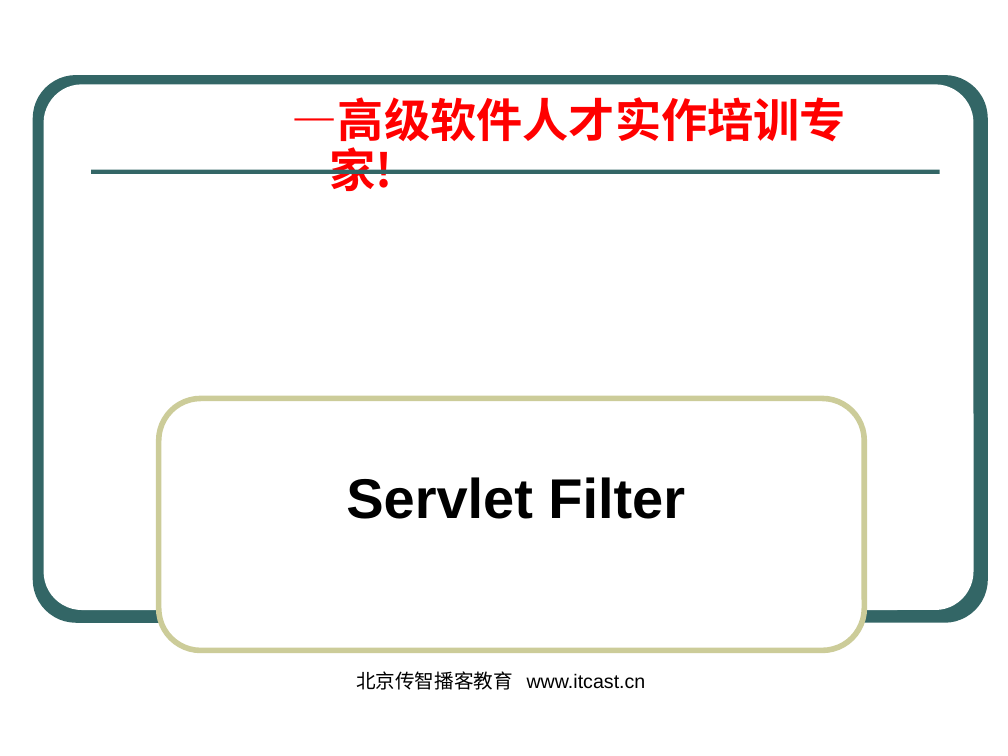
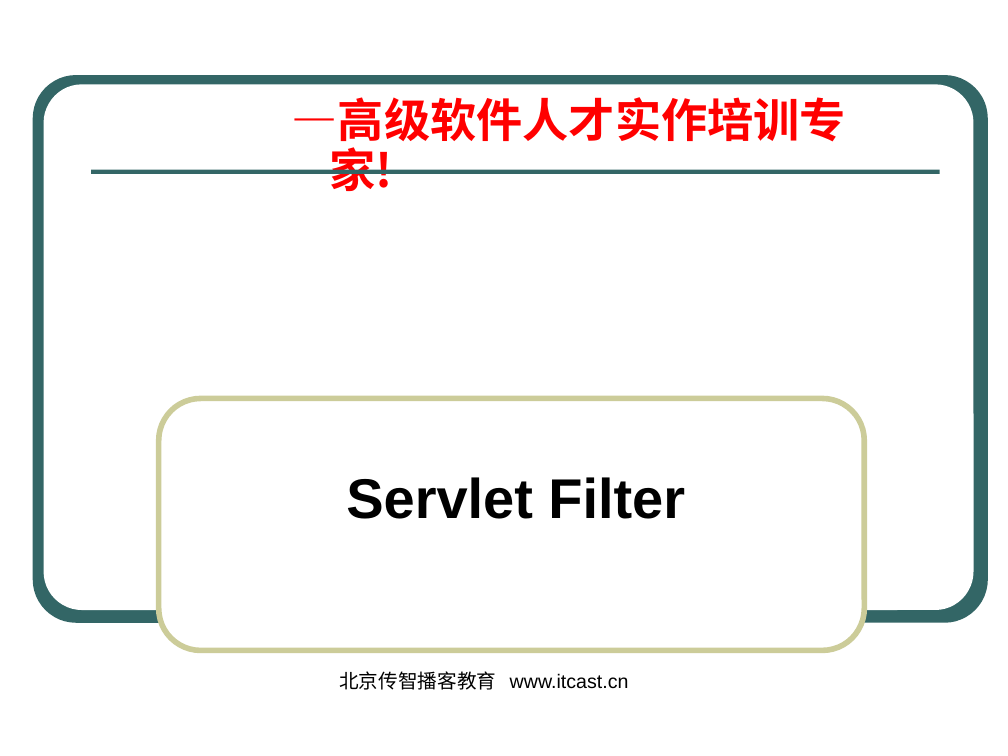
Before and after one commit to monotonewang/ServletMirror, a slide deck: slide 1 of web/WEB-INF/ppt/filter/Servlet过滤器.ppt. Drawn at 1008x756 pixels with LibreOffice and Linux fonts; fonts in the diff are those of the drawing; background and template pictures are left out. Boxes give left, top, right and bottom in pixels: in the first picture for what was removed or moved away, otherwise in the second. Text is boxed around its words. In the diff, an @@ line names an element or a change of style, - is before the commit and + after.

```diff
--- a/web/WEB-INF/ppt/filter/Servlet过滤器.ppt
+++ b/web/WEB-INF/ppt/filter/Servlet过滤器.ppt
@@ text "北京传智播客教育 www.itcast.cn" at (339, 671, 629, 690): alignment centre to left @@
```
Also in this commit, not shown: 1 other slide changed.
